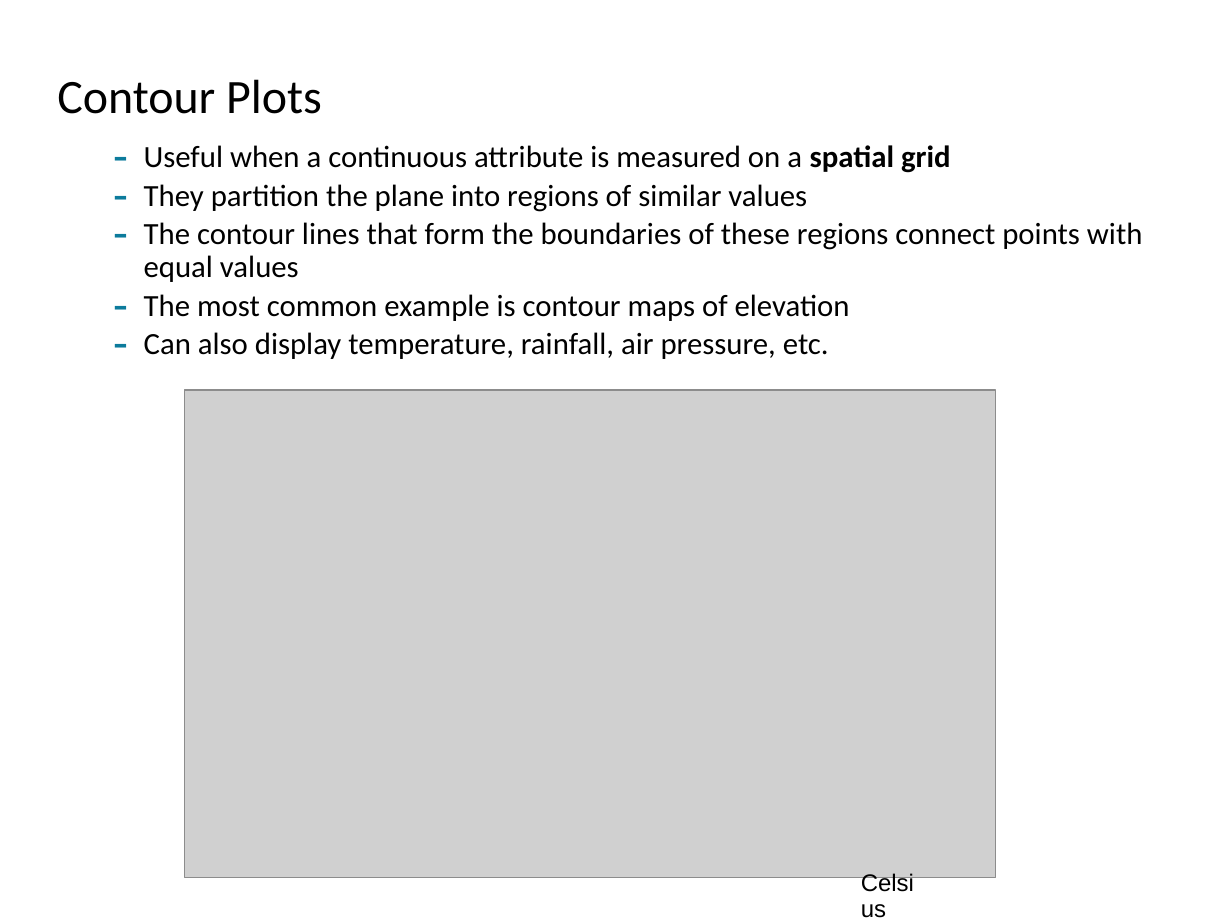
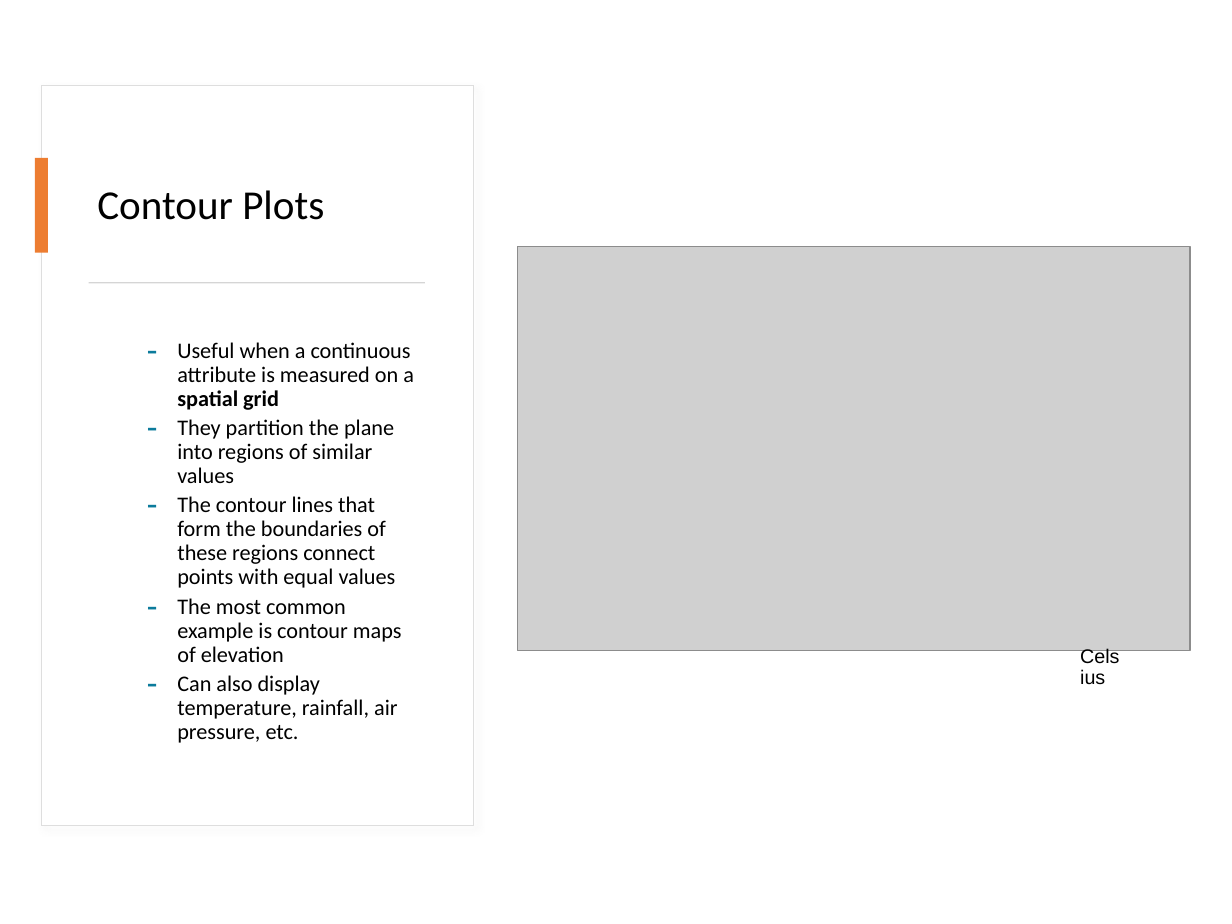
Before and after one commit to mhahsler/Introduction_to_Data_Mining_R_Examples, a slide deck: slide 33 of slides/chap2_exploration.pptx (slide 30 before the commit). Drawn at 1232x924 pixels with LibreOffice and Linux fonts; fonts in the diff are those of the drawing; grey boxes stand for pictures. Boxes give left, top, right and bottom in pixels: in the first picture for what was removed or moved away, otherwise in the second. Text is boxed around its words. In the diff, an @@ line names an element or a change of style, - is before the commit and + after.

```diff
--- a/slides/chap2_exploration.pptx
+++ b/slides/chap2_exploration.pptx
@@ rectangle added at (42, 85, 474, 825), fill #FFFFFF, outline #DEDEDE 0.75 pt @@
@@ title "Contour Plots": place and size @@
-title "Contour Plots" at (57, 79, 322, 114)
+title "Contour Plots" at (97, 190, 324, 220)
@@ title "Contour Plots" at (97, 190, 324, 220): size 28 to 24 pt @@
@@ rectangle added at (34, 158, 47, 253), fill #ED7D31 @@
@@ picture: place and size @@
-picture at (185, 391, 995, 878)
+picture at (517, 246, 1190, 650)
@@ rectangle added at (89, 282, 425, 283), fill #D5D5D5 @@
@@ text "Useful when a continuous attribute ...": place and size @@
-text "Useful when a continuous attribute ..." at (144, 145, 1143, 359)
+text "Useful when a continuous attribute ..." at (177, 342, 414, 743)
@@ text "Useful when a continuous attribute ..." at (177, 342, 414, 743): size 18 to 13 pt @@
@@ text "Celsius": place and size @@
-text "Celsius" at (849, 865, 929, 893)
+text "Celsius" at (1068, 641, 1135, 664)
@@ text "Celsius" at (1068, 641, 1135, 664): size 14 to 11.5 pt @@
```
Also in this commit, not shown: 21 other slides changed, 3 slides added, 2 other files.
